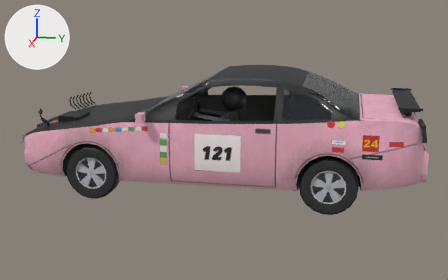
The glTF model public/cars/field/models/121.glb: old version first, new version second.
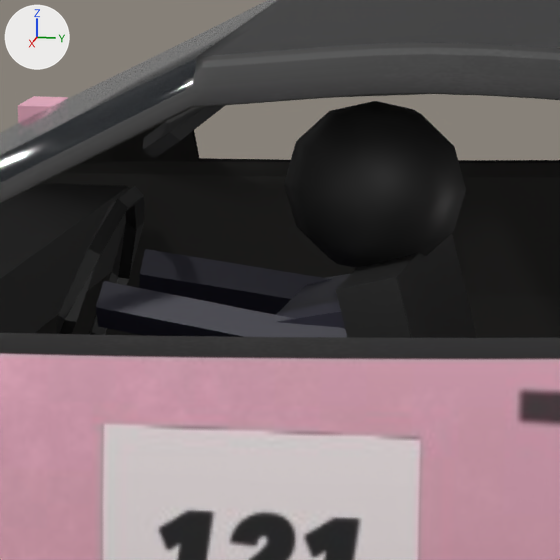
Each version appears first whole from a 50 mm camera at (7.07, 1.46, 2.32) aimed at (0.03, 0.05, 0.56), and next in a close-up on the part from 40% to 58% of the width and 26% to 55% of the height. The axes (+X, +Y, +Z) are drawn at upper left. The lights are the same throughout. The older version's two pictures come first. Vertices at exactly the same position are counted once.

Before the edit, the objects in view are built like this:
```python
me_body_mesh = bpy.data.meshes.new('body_mesh')
me_body_mesh.from_pydata(...)  # 3664 vertices, 6780 faces; spans x -1.0..1.0, y -2.26..2.3, z 0.2..1.4
# faces by material slot: [6420, 360]
me_body_mesh.materials.append(mat_car121_livery)  # picture img_121_livery
me_body_mesh.materials.append(mat_car121_glass)  # black #1e2329
ob_body = bpy.data.objects.new('body', me_body_mesh)
ob_body.location = (0.0, 0.0, 0.0)
```
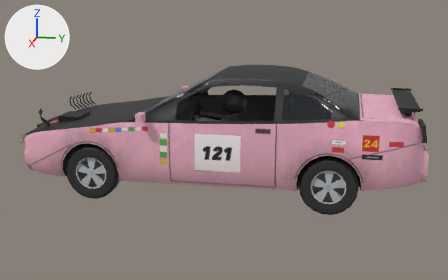
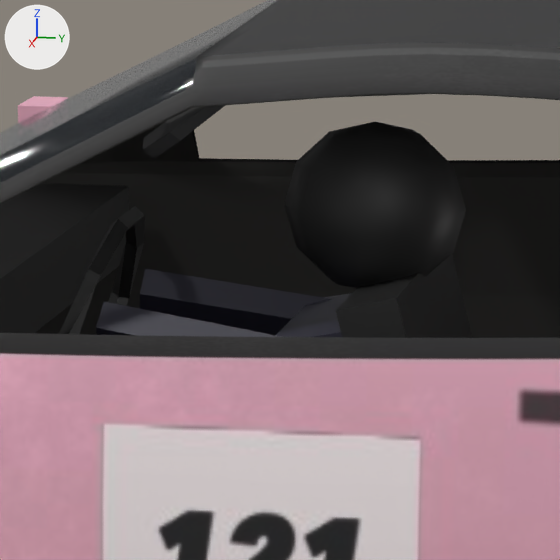
Diff of the bpy script that builds the scene:
```diff
--- a/public/cars/field/models/121.glb.py
+++ b/public/cars/field/models/121.glb.py
@@ me_body_mesh @@
 me_body_mesh.from_pydata(...)  # 3664 vertices, 6780 faces; spans x -1.0..1.0, y -2.26..2.3, z 0.2..1.4
 # used by ob_body; location = (0.0, 0.0, 0.0)
+# me_body_mesh part 1: the loose piece of 42 vertices spanning x 0.24..0.5, y 0.08..0.38, z 0.98..1.26 is moved by (0.0, 0.0, -0.03)
+# me_body_mesh part 2: 197 of 3664 vertices moved; they spanned x -0.81..0.81, y -0.86..0.79, z 0.3..1.36 and now span x -0.81..0.81, y -0.86..0.79, z 0.27..1.36; mean shift (0.0, 0.0, -0.01); largest move (0.78, -0.86, 0.76) -> (-0.55, 0.72, 1.33)
 me_body_mesh.materials.append(mat_car121_livery)
```

Changed parts and their boxes [x1, y1, x2, y2] in the close-ups (560 x 560 px; the box of a moved part takes in the faces that stretch with it):
part 1 of me_body_mesh, moved or reshaped
    before: [284, 101, 466, 268]
    after: [284, 122, 466, 288]
part 2 of me_body_mesh, moved or reshaped
    before: [0, 105, 477, 338]
    after: [59, 94, 472, 338]
